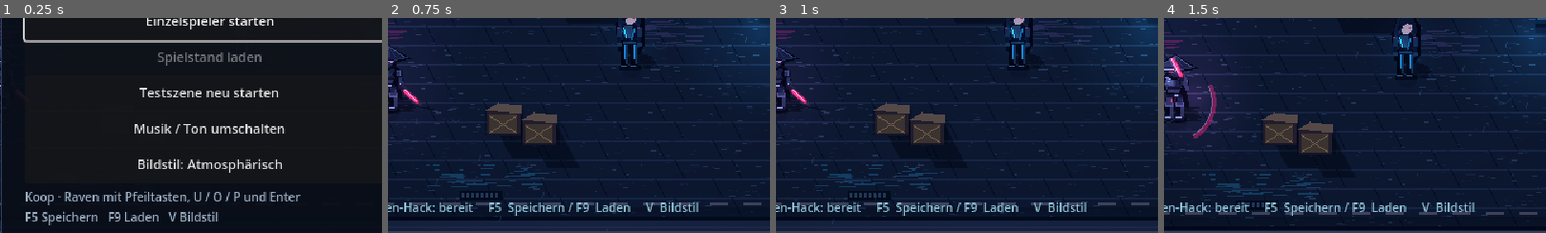
Above: before the commit, frames 1-4 (left to right).
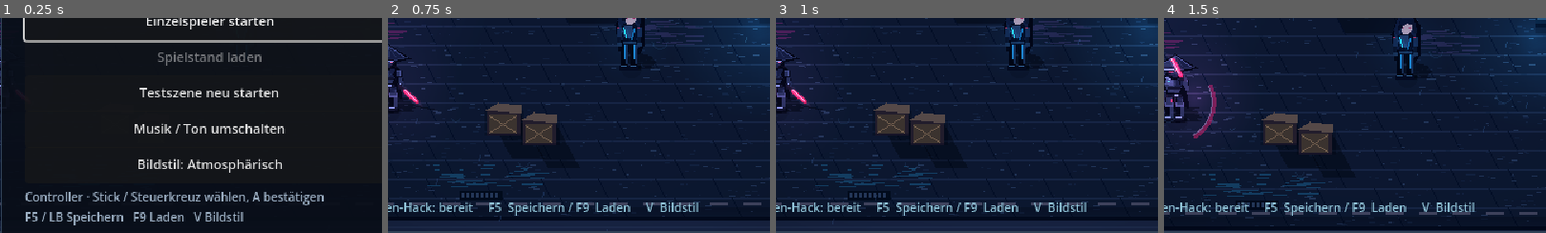
Above: after the commit, the same moments.

Repository: Inrouder/ShadepiRPG
Game: Godot game, scene res://scenes/main.tscn
The game is run twice, just before and just after one commit, with the same random seed, the same clock (stepped at 60 frames per second) and the same inputs.
Inputs (mouse positions are % of the whole screen's width and height, from its top left):
- Up to frame 1 (0.25 s): no input
- Up to frame 2 (0.75 s): click "Einzelspieler starten" at 0.5 s
- Up to frame 3 (1 s): no input
- Up to frame 4 (1.5 s): tap Enter (raven_interact) at 1.25 s; move the mouse to (72, 45) at 1.27 s; hold D (move_right) from 1.28 s (still down); tap J (attack) at 1.35 s; click (72, 45) at 1.42 s
The pictures show only the part of the screen within x 22-72%, y 43-93%; the shares and areas given below are measured in that part.

The runs differ from the first frame. In frame 1, 3.4% of the frame differs, in the area x 6-85%, y 80-97%; in frame 2, nothing differs; in frame 3, nothing differs; in frame 4, nothing differs.

Commit message:
Support gamepads in solo and local co-op

Diff:
--- a/project.godot
+++ b/project.godot
@@ -2,7 +2,7 @@
 
 [application]
 config/name="Shadepi - Echos in Neon"
-config/version="0.3.0"
+config/version="0.3.1"
 run/main_scene="res://scenes/main.tscn"
 config/features=PackedStringArray("4.7", "GL Compatibility")
 config/icon="res://assets/icon.png"
--- /dev/null
+++ b/scripts/gamepad_bindings.gd
@@ -0,0 +1,77 @@
+extends RefCounted
+
+const MOVEMENT := {
+	"move_left": [JOY_AXIS_LEFT_X, -1.0, JOY_BUTTON_DPAD_LEFT],
+	"move_right": [JOY_AXIS_LEFT_X, 1.0, JOY_BUTTON_DPAD_RIGHT],
+	"move_up": [JOY_AXIS_LEFT_Y, -1.0, JOY_BUTTON_DPAD_UP],
+	"move_down": [JOY_AXIS_LEFT_Y, 1.0, JOY_BUTTON_DPAD_DOWN],
+}
+
+var shadepi_device := -1
+var raven_device := -1
+var bindings: Array[Array] = []
+
+func assign(devices: Array[int], coop: bool) -> void:
+	var first := -1
+	var second := -1
+	if not devices.is_empty():
+		if coop and devices.size() == 1:
+			second = devices[0]
+		else:
+			first = devices[0]
+			if coop:
+				second = devices[1]
+	if first == shadepi_device and second == raven_device:
+		return
+	clear()
+	shadepi_device = first
+	raven_device = second
+	if first >= 0:
+		_bind_player(first, "", "cloak")
+		if not coop:
+			_button("hack", first, JOY_BUTTON_RIGHT_SHOULDER)
+	if second >= 0:
+		_bind_player(second, "raven_", "raven_hack")
+
+func clear() -> void:
+	for entry in bindings:
+		InputMap.action_erase_event(entry[0], entry[1])
+		Input.action_release(entry[0])
+	bindings.clear()
+	shadepi_device = -1
+	raven_device = -1
+
+func _bind_player(device: int, prefix: String, special: String) -> void:
+	for direction in MOVEMENT:
+		var control: Array = MOVEMENT[direction]
+		_axis(prefix + direction, device, control[0], control[1])
+		_button(prefix + direction, device, control[2])
+	_axis("ui_up", device, JOY_AXIS_LEFT_Y, -1.0)
+	_axis("ui_down", device, JOY_AXIS_LEFT_Y, 1.0)
+	_button("ui_up", device, JOY_BUTTON_DPAD_UP)
+	_button("ui_down", device, JOY_BUTTON_DPAD_DOWN)
+	_button("ui_accept", device, JOY_BUTTON_A)
+	_button(prefix + "interact", device, JOY_BUTTON_A)
+	_button(prefix + "dash", device, JOY_BUTTON_B)
+	_button(prefix + "attack", device, JOY_BUTTON_X)
+	_button(special, device, JOY_BUTTON_Y)
+	_button("pause_game", device, JOY_BUTTON_START)
+	_button("save_game", device, JOY_BUTTON_LEFT_SHOULDER)
+
+func _axis(action: String, device: int, axis: JoyAxis, direction: float) -> void:
+	var event := InputEventJoypadMotion.new()
+	event.device = device
+	event.axis = axis
+	event.axis_value = direction
+	_add(action, event)
+
+func _button(action: String, device: int, index: JoyButton) -> void:
+	var event := InputEventJoypadButton.new()
+	event.device = device
+	event.button_index = index
+	_add(action, event)
+
+func _add(action: String, event: InputEvent) -> void:
+	if not InputMap.action_has_event(action, event):
+		InputMap.action_add_event(action, event)
+		bindings.append([action, event])
--- a/scripts/hud.gd
+++ b/scripts/hud.gd
@@ -112,7 +112,7 @@
 	speaker = label_at("", Vector2(12, 7), Vector2(470, 18), dialogue_panel, 12, Color("66d7e3"))
 	dialogue_text = label_at("", Vector2(12, 29), Vector2(484, 48), dialogue_panel, 12)
 	dialogue_text.autowrap_mode = TextServer.AUTOWRAP_WORD_SMART
-	label_at("E / Enter · Weiter", Vector2(372, 80), Vector2(130, 16), dialogue_panel, 9, Color("93a7ba"))
+	label_at("E / Enter / A · Weiter", Vector2(372, 80), Vector2(130, 16), dialogue_panel, 9, Color("93a7ba"))
 	dialogue_panel.hide()
 	menu = panel(Rect2(145, 19, 350, 321))
 	menu_title = label_at("ECHOS IN NEON", Vector2(20, 12), Vector2(310, 26), menu, 19)
@@ -124,7 +124,7 @@
 	button_at("Testszene neu starten", 184, _start_new)
 	button_at("Musik / Ton umschalten", 214, func(): world.toggle_audio())
 	visual_button = button_at("Bildstil: " + world.VISUAL_PRESETS[world.visual_quality], 244, func(): world.cycle_visual_quality())
-	label_at("Koop · Raven mit Pfeiltasten, U / O / P und Enter\nF5 Speichern   F9 Laden   V Bildstil", Vector2(20, 279), Vector2(310, 35), menu, 10, Color("9db0c4"))
+	label_at("Controller · Stick / Steuerkreuz wählen, A bestätigen\nF5 / LB Speichern   F9 Laden   V Bildstil", Vector2(20, 279), Vector2(310, 35), menu, 10, Color("9db0c4"))
 
 func button_at(text: String, y: float, callback: Callable) -> Button:
 	var button := Button.new()
@@ -213,7 +213,12 @@
 		objective.text = "Trefft euch zur Einsatzbesprechung"
 	var cloak: String = ("%.0fs" % world.player.cloak_time) if world.player.cloak_time > 0 else (("%.0fs" % world.player.cloak_cooldown) if world.player.cloak_cooldown > 0 else "bereit")
 	var hack: String = ("%.0fs" % world.hack_cooldown) if world.hack_cooldown > 0 else "bereit"
-	abilities.text = "C  Tarnfeld: %s     %s  Raven-Hack: %s     F5  Speichern / F9  Laden     V  Bildstil" % [cloak, "O" if coop else "Q", hack]
+	var cloak_key := "C / Y" if world.gamepads.shadepi_device >= 0 else "C"
+	abilities.text = "%s  Tarnfeld: %s     %s  Raven-Hack: %s     F5  Speichern / F9  Laden     V  Bildstil" % [cloak_key, cloak, world.hack_input_hint(), hack]
+	if coop and world.gamepads.raven_device >= 0 and world.gamepads.shadepi_device < 0:
+		controls.text = "Shadepi · WASD / J / C / E     Raven · Stick / X Angriff / Y Hack / B Ausweichen / A"
+	elif world.gamepads.shadepi_device >= 0:
+		controls.text = "Stick / Steuerkreuz  Bewegen    X Angriff    B Ausweichen    A Interagieren    Start Menü"
 	prompt.text = world.interaction_prompt()
 	prompt.visible = not prompt.text.is_empty() and not world.is_busy()
 	abilities.visible = not dialogue_open and not world.menu_open
--- a/scripts/main.gd
+++ b/scripts/main.gd
@@ -1,5 +1,6 @@
 extends Node2D
 
+const GamepadBindings = preload("res://scripts/gamepad_bindings.gd")
 const PlayerScript = preload("res://scripts/player.gd")
 const EnemyScript = preload("res://scripts/enemy.gd")
 const HudScript = preload("res://scripts/hud.gd")
@@ -11,6 +12,7 @@
 var enemy
 var raven
 var coop := false
+var gamepads := GamepadBindings.new()
 const COOP_REACH := Vector2(448, 166)
 var ui
 var effects
@@ -39,6 +41,8 @@
 
 func _ready() -> void:
 	_bind_inputs()
+	Input.joy_connection_changed.connect(_on_joy_connection_changed)
+	gamepads.assign(Input.get_connected_joypads(), coop)
 	_build_world()
 	_build_atmosphere_filter()
 	_load_visual_quality()
@@ -89,6 +93,7 @@
 
 func set_coop(enabled: bool) -> void:
 	coop = enabled
+	gamepads.assign(Input.get_connected_joypads(), coop)
 	camera.limit_left = -18 if coop else 0
 	camera.limit_right = 1042 if coop else 1024
 	# Solo keeps the arrow-key shortcuts. In co-op each direction has one owner.
@@ -103,6 +108,14 @@
 			InputMap.action_erase_event(actions[i], event)
 		elif not InputMap.action_has_event(actions[i], event):
 			InputMap.action_add_event(actions[i], event)
+
+func _on_joy_connection_changed(_device: int, _connected: bool) -> void:
+	gamepads.assign(Input.get_connected_joypads(), coop)
+
+func hack_input_hint() -> String:
+	if coop:
+		return "O / Y" if gamepads.raven_device >= 0 else "O"
+	return "Q / RB" if gamepads.shadepi_device >= 0 else "Q"
 
 func save_path() -> String:
 	return SaveService.COOP_PATH if coop else SaveService.PATH
@@ -353,7 +366,7 @@
 	if menu_open:
 		return
 	if ui.dialogue_open:
-		if event.is_action_pressed("interact"):
+		if event.is_action_pressed("interact") or (coop and event.is_action_pressed("raven_interact")):
 			ui.advance_dialogue()
 			get_viewport().set_input_as_handled()
 		return
@@ -380,7 +393,7 @@
 
 func interaction_prompt() -> String:
 	if stage == 0 and player.position.distance_to(raven.position) < 62:
-		return "E / Enter · Einsatz besprechen" if coop else "E · Mit Raven sprechen"
+		return "E / Enter / A · Einsatz besprechen" if coop else "E / A · Mit Raven sprechen"
 	var point: Vector2
 	var action: String
 	if stage == 1:
@@ -392,9 +405,9 @@
 	else:
 		return ""
 	if player.position.distance_to(point) < 54:
-		return "E · " + action
+		return ("E / A · " if gamepads.shadepi_device >= 0 else "E · ") + action
 	if coop and raven.position.distance_to(point) < 54:
-		return "Enter · " + action
+		return ("Enter / A · " if gamepads.raven_device >= 0 else "Enter · ") + action
 	return ""
 
 func interact(actor: PixelActor = null) -> void:
@@ -404,7 +417,7 @@
 		ui.dialogue([
 			["Raven", "Chrome Jackal bewacht den Ausgang. Ich kann seine Implantate stören. Du kümmerst dich um den Rest."],
 			["Shadepi", "Einverstanden. Zuerst brauchen wir einen Weg durch die Sperre."],
-			["Raven", "Das Terminal rechts. Danach %s für meinen Hack. Wenn er rot ausholt: ausweichen!" % ("O" if coop else "Q")]
+			["Raven", "Das Terminal rechts. Danach %s für meinen Hack. Wenn er rot ausholt: ausweichen!" % hack_input_hint()]
 		], func():
 			stage = 1
 			autosave()
@@ -414,7 +427,7 @@
 		stage = 2
 		sound("hack")
 		effects.burst(WorldData.TERMINAL, Color("61e0ec"), 22)
-		toast("Raven: Sperre offen. Seine Panzerung schwäche ich mit %s." % ("O" if coop else "Q"))
+		toast("Raven: Sperre offen. Seine Panzerung schwäche ich mit %s." % hack_input_hint())
 		autosave()
 	elif stage == 3 and actor.position.distance_to(WorldData.EXIT) < 54:
 		ui.dialogue([
@@ -612,6 +625,7 @@
 	toast("Ton an" if audio_on else "Ton aus")
 
 func _exit_tree() -> void:
+	gamepads.clear()
 	if is_instance_valid(music):
 		music.stop()
 		music.stream = null
--- a/tests/run.gd
+++ b/tests/run.gd
@@ -125,6 +125,7 @@
 	scene.new_game()
 	check(scene.stage == 0 and scene.enemy.health == 180 and not scene.gate_open, "restart resets combat, quest and gate")
 	await check_coop(scene)
+	await check_gamepads(scene)
 	scene.queue_free()
 	await process_frame
 	print("SHADEPI TESTS: %d checks, %d failures" % [checks, failures])
@@ -196,6 +197,111 @@
 	check(scene.stage == 4, "Raven can complete the shared mission")
 	scene.set_coop(false)
 	check(InputMap.action_has_event("move_left", arrow_left()), "solo arrow shortcuts are restored")
+
+func check_gamepads(scene: Node2D) -> void:
+	var both: Array[int] = [0, 1]
+	var one: Array[int] = [0]
+	var none: Array[int] = []
+	scene.set_coop(true)
+	scene.new_game(false)
+	scene.gamepads.assign(both, true)
+	var shadepi_start: Vector2 = scene.player.position
+	var raven_start: Vector2 = scene.raven.position
+	stick(0, 1.0)
+	stick(1, -1.0)
+	for i in 15:
+		await physics_frame
+	stick(0, 0.0)
+	stick(1, 0.0)
+	await physics_frame
+	check(scene.player.position.x > shadepi_start.x + 15.0 and scene.raven.position.x < raven_start.x - 15.0, "two analog sticks control distinct actors")
+	pad_button(1, JOY_BUTTON_START)
+	await process_frame
+	check(scene.menu_open, "Raven controller opens pause menu")
+	var mode_before: bool = scene.ui.requested_coop
+	scene.ui.mode_button.grab_focus()
+	stick(0, 1.0, JOY_AXIS_LEFT_Y)
+	await process_frame
+	check(root.gui_get_focus_owner() == scene.ui.resume_button, "left stick moves menu focus")
+	stick(0, 0.0, JOY_AXIS_LEFT_Y)
+	scene.ui.mode_button.grab_focus()
+	pad_button(0, JOY_BUTTON_A)
+	await process_frame
+	check(scene.ui.requested_coop != mode_before, "controller A activates the focused menu button")
+	scene.close_menu()
+	scene.player.position = WorldData.RAVEN + Vector2(0, 28)
+	scene.raven.position = WorldData.RAVEN
+	pad_button(1, JOY_BUTTON_A)
+	await process_frame
+	check(scene.ui.dialogue_open, "Raven controller starts dialogue")
+	for i in 3:
+		pad_button(1, JOY_BUTTON_A)
+		await process_frame
+	check(scene.stage == 1, "Raven controller advances and closes dialogue")
+	scene.raven.position = WorldData.TERMINAL + Vector2(-26, 25)
+	pad_button(1, JOY_BUTTON_A)
+	await physics_frame
+	check(scene.stage == 2, "Raven controller operates the terminal")
+	scene.raven.position = Vector2(710, 323)
+	scene.raven.facing = Vector2.RIGHT
+	pad_button(1, JOY_BUTTON_Y)
+	await process_frame
+	check(scene.enemy.exposed > 0.0 and scene.player.cloak_time == 0.0, "Raven Y hacks without triggering Shadepi's cloak")
+	var hp: int = scene.enemy.health
+	pad_button(1, JOY_BUTTON_X)
+	for i in 3:
+		await physics_frame
+	check(scene.enemy.health < hp and scene.player.attack_time == 0.0, "Raven X fires without swinging Shadepi's katana")
+	pad_button(0, JOY_BUTTON_Y)
+	await physics_frame
+	await physics_frame
+	check(scene.player.cloak_time > 0.0, "Shadepi Y activates cloak")
+	scene.gamepads.assign(one, true)
+	check(scene.gamepads.shadepi_device == -1 and scene.gamepads.raven_device == 0, "one co-op controller is assigned to Raven")
+	var shadepi_position: Vector2 = scene.player.position
+	stick(0, -1.0)
+	for i in 8:
+		await physics_frame
+	stick(0, 0.0)
+	check(scene.player.position.distance_to(shadepi_position) < 0.1, "reassignment removes old Shadepi bindings")
+	scene.set_coop(false)
+	scene.new_game(false)
+	scene.gamepads.assign(one, false)
+	pad_button(0, JOY_BUTTON_Y)
+	await physics_frame
+	await physics_frame
+	check(scene.player.cloak_time > 0.0, "the first controller controls Shadepi in solo")
+	scene.stage = 2
+	scene.set_gate(true)
+	scene.player.position = Vector2(710, 323)
+	await physics_frame
+	pad_button(0, JOY_BUTTON_RIGHT_SHOULDER)
+	await process_frame
+	check(scene.enemy.exposed > 0.0, "solo controller can call Raven's hack")
+	stick(0, -1.0)
+	await physics_frame
+	check(Input.is_action_pressed("move_left"), "analog input is held before disconnect")
+	scene.gamepads.assign(none, false)
+	check(not Input.is_action_pressed("move_left"), "disconnect clears held controller input")
+
+func stick(device: int, value: float, axis: JoyAxis = JOY_AXIS_LEFT_X) -> void:
+	var event := InputEventJoypadMotion.new()
+	event.device = device
+	event.axis = axis
+	event.axis_value = value
+	Input.parse_input_event(event)
+	Input.flush_buffered_events()
+
+func pad_button(device: int, button: JoyButton) -> void:
+	var event := InputEventJoypadButton.new()
+	event.device = device
+	event.button_index = button
+	event.pressed = true
+	Input.parse_input_event(event)
+	var release := event.duplicate() as InputEventJoypadButton
+	release.pressed = false
+	Input.parse_input_event(release)
+	Input.flush_buffered_events()
 
 func key(code: Key, pressed: bool) -> void:
 	var event := InputEventKey.new()
Not shown, changed: export_presets.cfg
Not shown, added: scripts/gamepad_bindings.gd.uid
